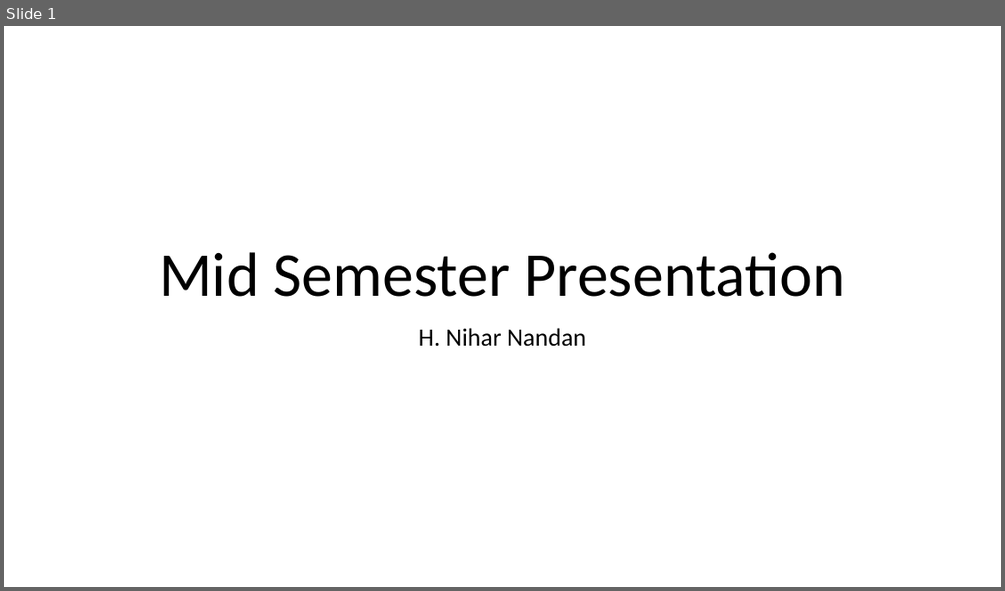
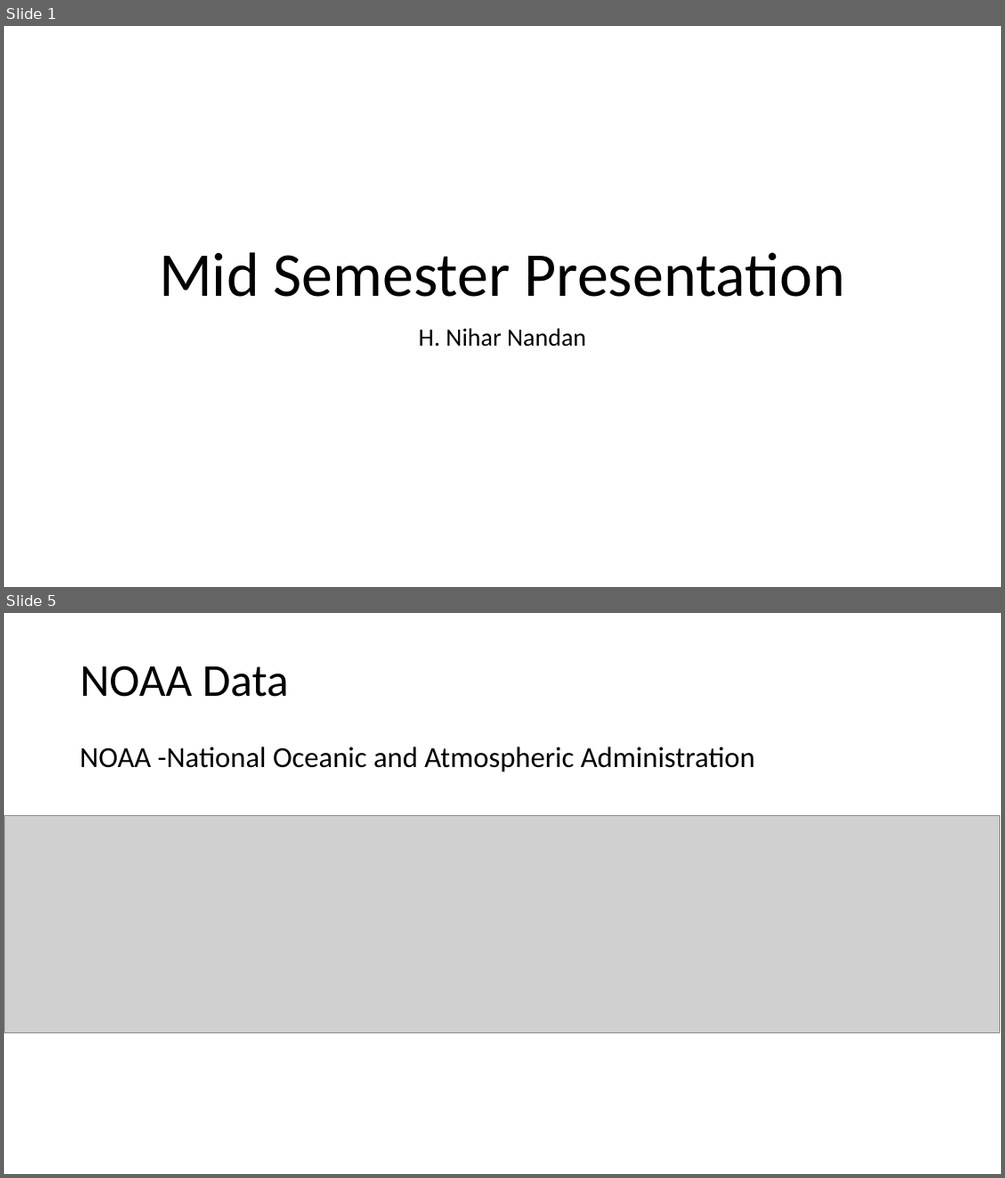
Before and after one commit to niharnandan/thesis, a slide deck: Mid Semester Presentation.pptx. Shown one above the other, each under a label of ours: slide 1 before the commit, slides 1 and 5 after it; the slides between them are not shown. The pictures are 1005x591 and 1005x1178 pixels, drawn with LibreOffice and Linux fonts; fonts in the diff are those of the drawing; grey boxes stand for pictures. Boxes give left, top, right and bottom in pixels: in the first picture for what was removed or moved away, otherwise in the second. Text is boxed around its words. In the diff, an @@ line names an element or a change of style, - is before the commit and + after.

```diff
--- a/Mid Semester Presentation.pptx
+++ b/Mid Semester Presentation.pptx
@@ slide 5 added at (x1=4, y1=613, x2=1001, y2=1174), background #FFFFFF @@
@@ title added at (x1=80, y1=666, x2=289, y2=697), 44 pt, text #000000 @@
+NOAA Data
@@ text added at (x1=80, y1=747, x2=755, y2=772), 28 pt, text #000000 @@
+NOAA -National Oceanic and Atmospheric Administration
@@ picture added at (x1=4, y1=816, x2=1000, y2=1032) @@
```
Also in this commit, not shown: 1 slide changed, 11 other slides added, 5 slides removed.
